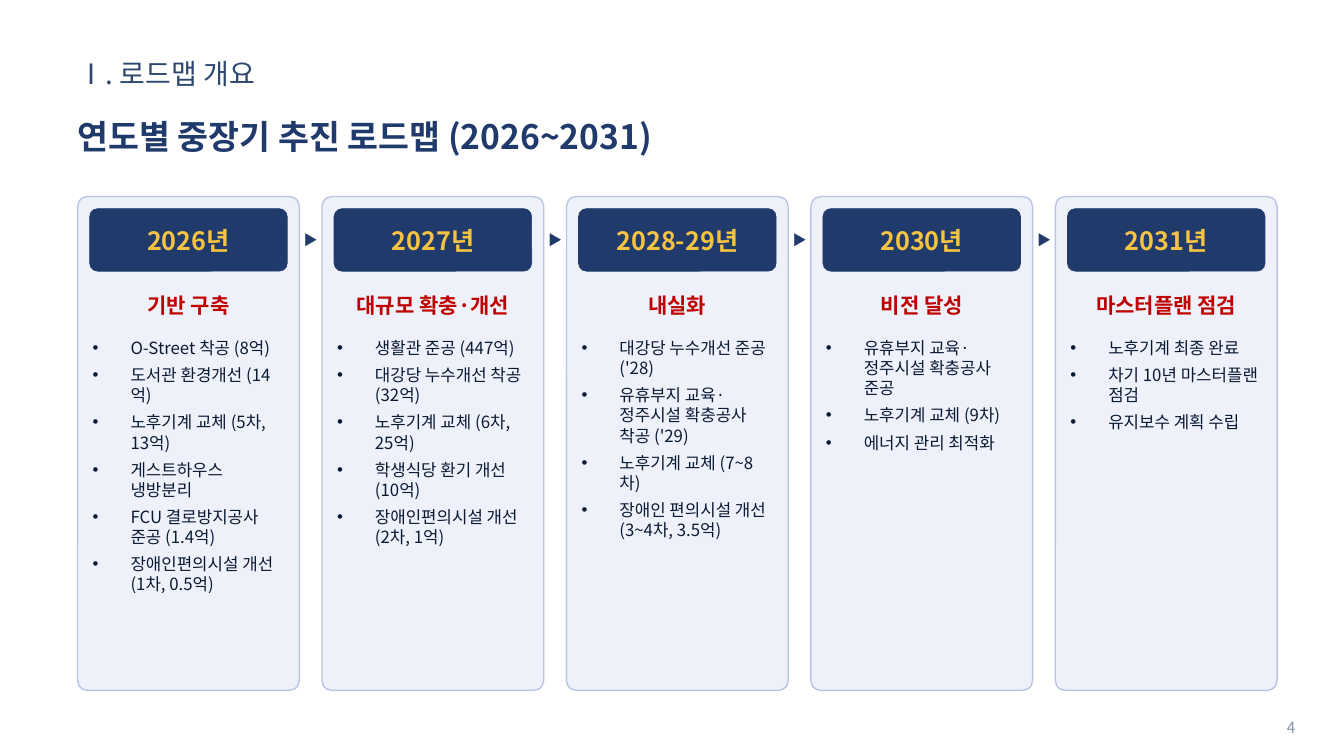
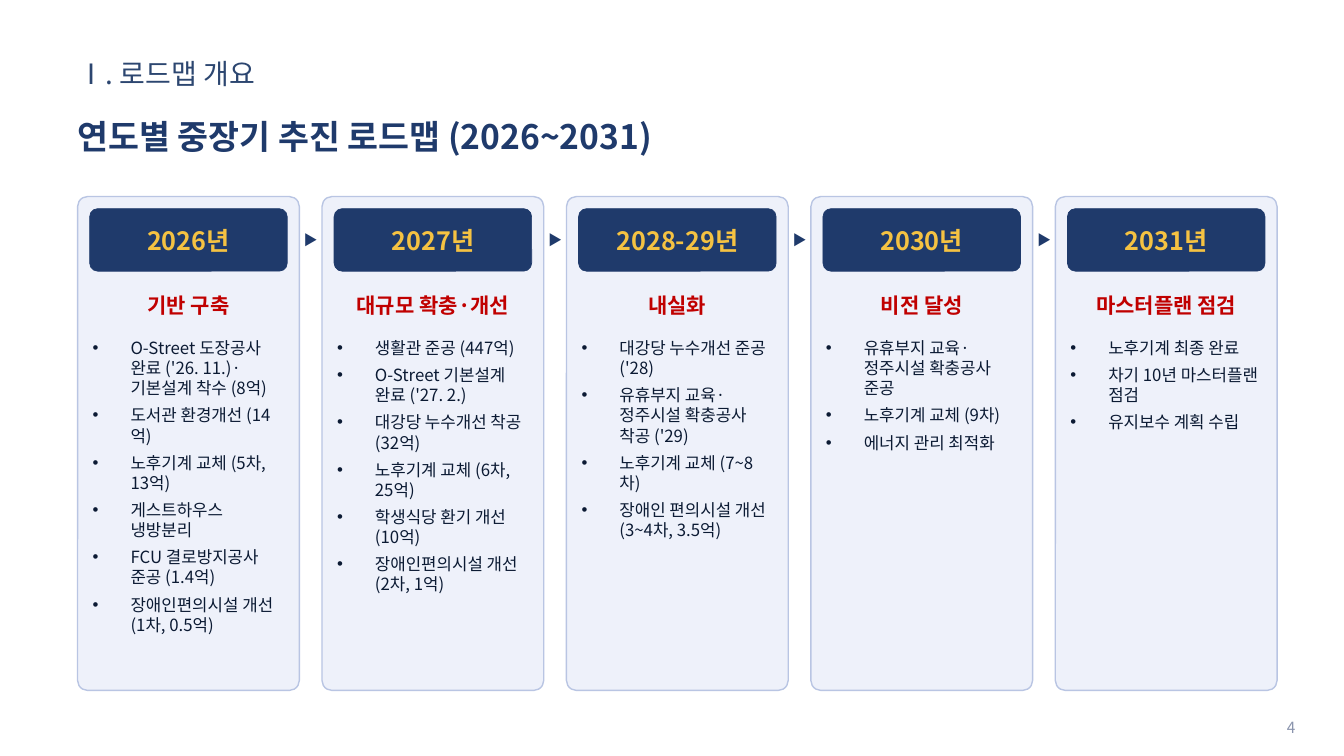
Before and after one commit to teahyunkim70-bot/my-project, a slide deck: slide 4 of Vision2030_Roadmap_발표자료.pptx. Drawn at 1344x756 pixels with LibreOffice and Linux fonts; fonts in the diff are those of the drawing; background and template pictures are left out. Boxes give left, top, right and bottom in pixels: in the first picture for what was removed or moved away, otherwise in the second. Text is boxed around its words. In the diff, an @@ line names an element or a change of style, - is before the commit and + after.

```diff
--- a/Vision2030_Roadmap_발표자료.pptx
+++ b/Vision2030_Roadmap_발표자료.pptx
@@ text at (131, 340, 267, 397): text changed @@
-• O-Street 착공 (8억)
+• O-Street 도장공사 완료 ('26. 11.)·기본설계 착수 (8억)
@@ text at (375, 367, 506, 404): paragraph added @@
+• O-Street 기본설계 완료 ('27. 2.)
```
Also in this commit, not shown: 2 other slides changed.
